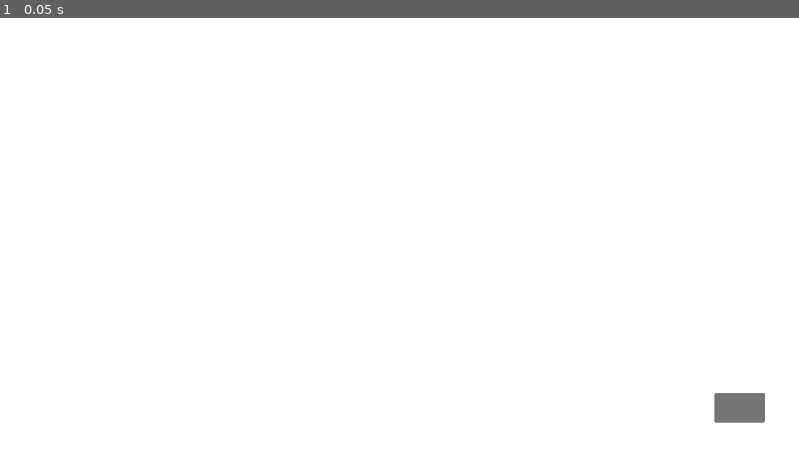
Above: before the commit, frame 1.
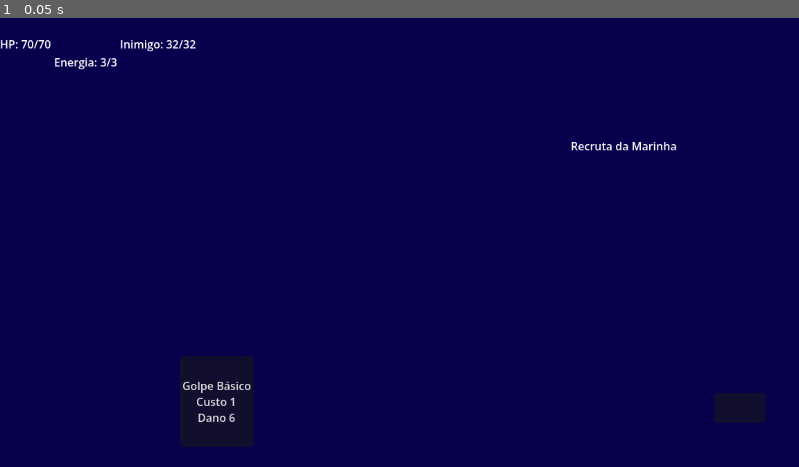
Above: after the commit, the same moment.

Repository: diogoasp/grand-voyage-deckbuilder
Game: Godot game, scene res://scenes/Main.tscn
Two runs of this game, one before a commit and one after it. Both use one fixed random seed, a clock stepped at 60 frames per second and the inputs below.
Inputs:
- Up to frame 1 (0.05 s): no input

The runs differ from the first frame. In frame 1, 100% of the frame differs, in the area x 0-100%, y 0-100%.

Commit message:
Add first playable combat card

Diff:
--- a/scenes/combat/CombatScene.tscn
+++ b/scenes/combat/CombatScene.tscn
@@ -13,10 +13,11 @@
 layout_mode = 0
 offset_right = 1154.0
 offset_bottom = 650.0
+color = Color(0.027916871, 0, 0.29856822, 1)
 
 [node name="TopBar" type="HBoxContainer" parent="." unique_id=481716624]
 layout_mode = 0
-offset_right = 1146.0
+offset_right = 1154.0
 offset_bottom = 75.0
 
 [node name="PlayerHPLabel" type="Label" parent="TopBar" unique_id=1764902482]
@@ -33,8 +34,10 @@
 
 [node name="EnemyArea" type="VBoxContainer" parent="." unique_id=1800212012]
 layout_mode = 0
-offset_right = 40.0
-offset_bottom = 40.0
+offset_left = 823.0
+offset_top = 173.0
+offset_right = 1030.0
+offset_bottom = 403.0
 
 [node name="EnemyNameLabel" type="Label" parent="EnemyArea" unique_id=1244026989]
 layout_mode = 2
@@ -46,6 +49,12 @@
 offset_right = 975.0
 offset_bottom = 619.0
 
+[node name="StrikeButton" type="Button" parent="HandArea" unique_id=463311879]
+layout_mode = 2
+text = "Golpe Básico
+Custo 1
+Dano 6"
+
 [node name="EndTurnButton" type="Button" parent="." unique_id=352398968]
 layout_mode = 0
 offset_left = 1030.0
--- a/scenes/combat/combat_scene.gd
+++ b/scenes/combat/combat_scene.gd
@@ -5,6 +5,7 @@
 @onready var energy_label: Label = $TopBar/EnergyLabel
 @onready var enemy_name_label: Label = $EnemyArea/EnemyNameLabel
 @onready var end_turn_button: Button = $EndTurnButton
+@onready var strike_button: Button = $HandArea/StrikeButton
 
 var player_hp: int = 70
 var player_max_hp: int = 70
@@ -18,6 +19,7 @@
 
 func _ready() -> void:
 	end_turn_button.pressed.connect(_on_end_turn_pressed)
+	strike_button.pressed.connect(_on_strike_pressed)
 	update_ui()
 
 func update_ui() -> void:
@@ -26,7 +28,29 @@
 	energy_label.text = "Energia: %d/%d" % [energy, max_energy]
 	enemy_name_label.text = enemy_name
 
+	strike_button.disabled = energy < 1 or enemy_hp <= 0
+	end_turn_button.disabled = enemy_hp <= 0
+
 func _on_end_turn_pressed() -> void:
 	energy = max_energy
 	print("Turno encerrado.")
 	update_ui()
+
+func _on_strike_pressed() -> void:
+	var cost := 1
+	var damage := 6
+
+	if energy < cost:
+		print("Energia insuficiente.")
+		return
+
+	energy -= cost
+	enemy_hp -= damage
+	enemy_hp = max(enemy_hp, 0)
+
+	print("Golpe Básico causou %d de dano." % damage)
+
+	if enemy_hp <= 0:
+		print("Inimigo derrotado.")
+
+	update_ui()
